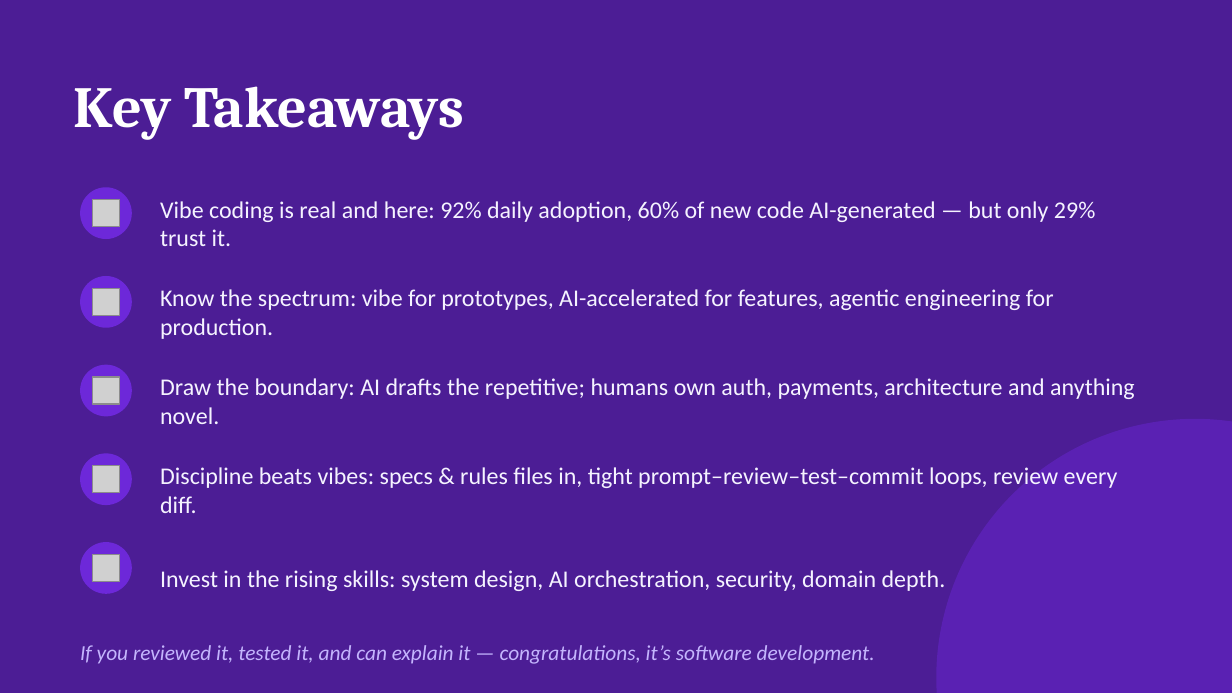
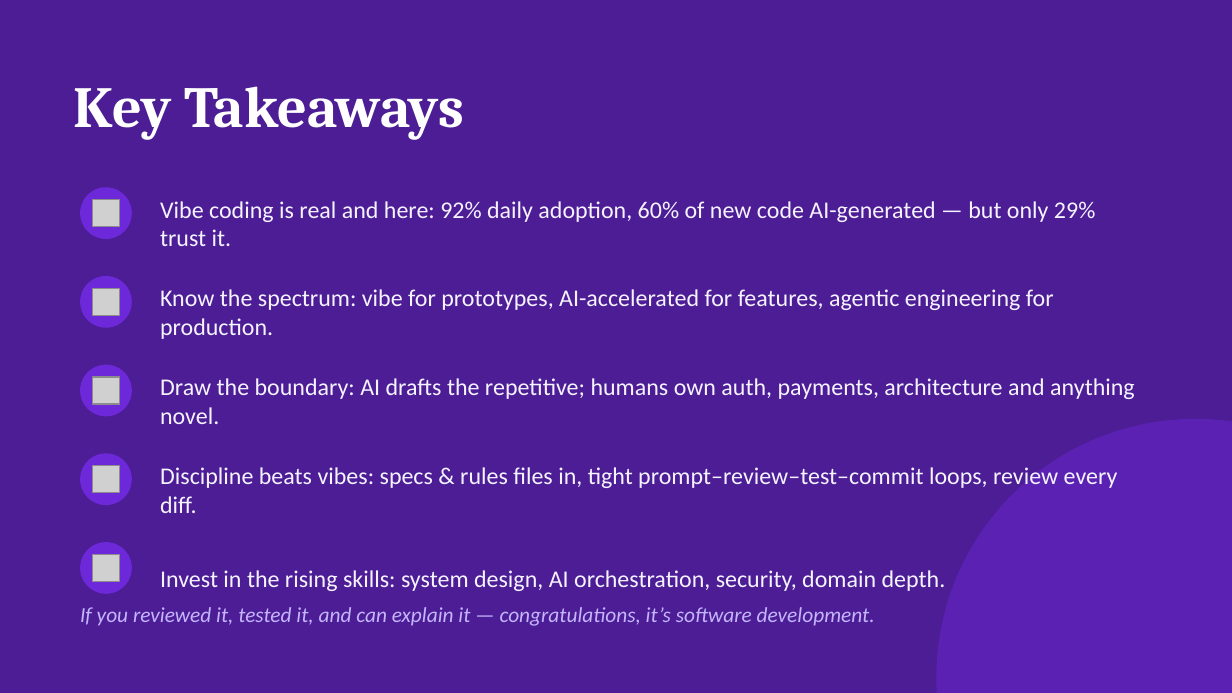
Before and after one commit to BrendonHit6/rd-performance-articles, a slide deck: slide 16 of presentations/vibe-coding.pptx. Drawn at 1232x693 pixels with LibreOffice and Linux fonts; fonts in the diff are those of the drawing; grey boxes stand for pictures. Boxes give left, top, right and bottom in pixels: in the first picture for what was removed or moved away, otherwise in the second. Text is boxed around its words. In the diff, an @@ line names an element or a change of style, - is before the commit and + after.

```diff
--- a/presentations/vibe-coding.pptx
+++ b/presentations/vibe-coding.pptx
@@ text "If you reviewed it, tested ..." moved from (x1=80, y1=645, x2=875, y2=664) to (x1=80, y1=607, x2=875, y2=626) @@
```
Also in this commit, not shown: 4 other slides changed, 8 other files.
